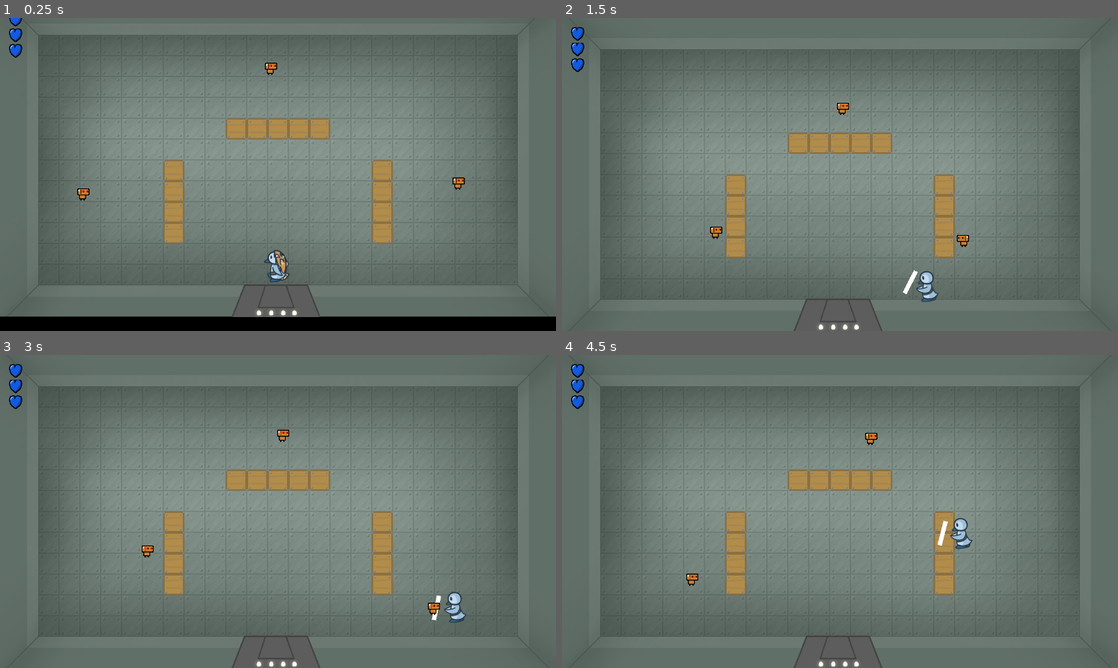
Above: before the commit, frames 1-4 (two rows, left to right).
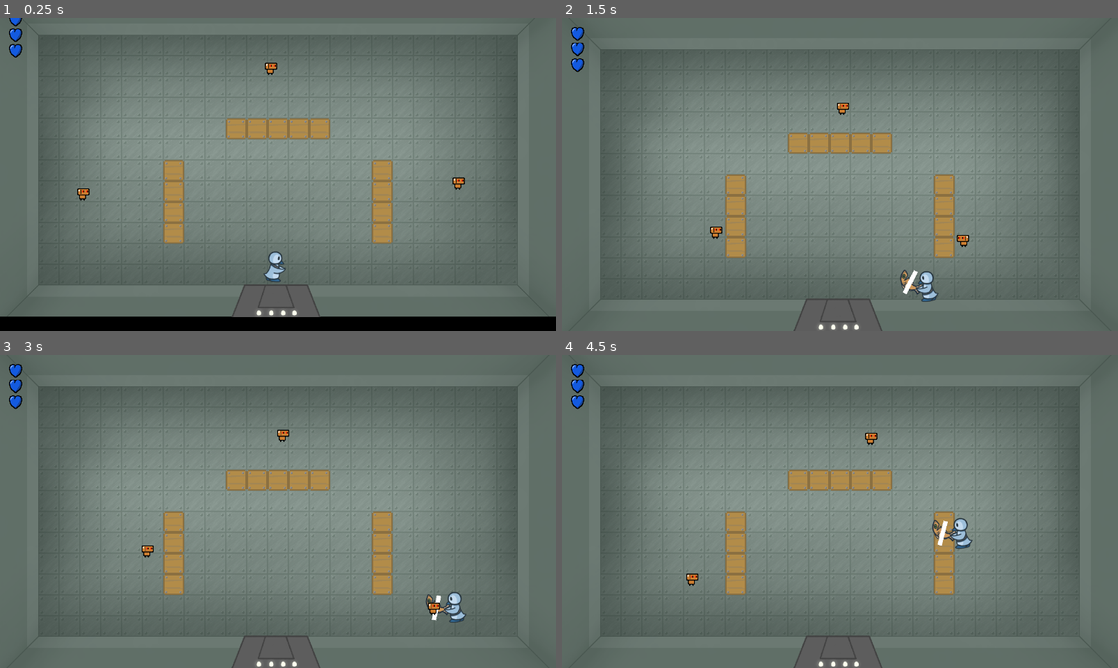
Above: after the commit, the same moments.

Repository: actually-reb/fenrir-2020
Game: Godot game, scene res://scene/Main.tscn
Two runs of this game, one before a commit and one after it. Both use one fixed random seed, a clock stepped at 60 frames per second and the inputs below.
Inputs (mouse positions are in pixels of both pictures, inside the frame that each line leads up to):
- Up to frame 1 (0.25 s): no input
- Up to frame 2 (1.5 s): move the mouse to (962, 158) at 0.52 s; hold D (move_right) 0.53-1.28 s; click (962, 158) at 0.67 s; move the mouse to (728, 190) at 1.27 s; hold S (move_down) from 1.28 s (still down); click (728, 190) at 1.42 s
- Up to frame 3 (3 s): move the mouse to (333, 442) at 2.02 s; release S (move_down) at 2.03 s; hold D (move_right) 2.03-2.78 s; click (333, 442) at 2.17 s; move the mouse to (250, 574) at 2.77 s; hold W (move_up) from 2.78 s (still down); click (250, 574) at 2.92 s
- Up to frame 4 (4.5 s): move the mouse to (1006, 558) at 3.52 s; release W (move_up) at 3.53 s; hold A (move_left) from 3.53 s (still down); click (1006, 558) at 3.67 s; move the mouse to (673, 464) at 4.27 s; click (673, 464) at 4.42 s

The runs differ from the first frame. In frame 1, 0.3% of the frame differs, in the area x 47-53%, y 74-85%; in frame 2, 0.1%; in frame 3, less than 0.1%; in frame 4, 0.1%.

Commit message:
fish slap animation

Diff:
--- a/entity/Elevator.tscn
+++ b/entity/Elevator.tscn
@@ -19,6 +19,7 @@
 extents = Vector2( 52.085, 11.942 )
 
 [node name="Elevator" type="Area2D"]
+z_index = -4
 script = ExtResource( 5 )
 
 [node name="AnimatedSprite" type="AnimatedSprite" parent="."]
--- a/entity/MeleeAttack.tscn
+++ b/entity/MeleeAttack.tscn
@@ -6,6 +6,7 @@
 extents = Vector2( 11.0046, 29.6635 )
 
 [node name="MeleeAttack" type="Area2D"]
+z_index = -1
 script = ExtResource( 1 )
 
 [node name="ColorRect" type="ColorRect" parent="."]
--- a/entity/Player.gd
+++ b/entity/Player.gd
@@ -4,6 +4,8 @@
 onready var invuln_timer = $InvulnTimer
 onready var melee_attack_timer = $MeleeAttackTimer
 onready var animated_sprite = $AnimatedSprite
+onready var fish_sprite = $FishSprite
+onready var tween = $Tween
 
 var MELEE_ATTACK = preload("res://entity/MeleeAttack.tscn")
 
@@ -100,15 +102,32 @@
 
 		attacking = true
 		var angle = dir.angle() + PI # very hacky fix for angle() returning negative numbers.
+		fish_sprite.z_index = -1
 		if angle > PI/4 and angle <= 3*PI/4:
 			animated_sprite.animation = "attack_up"
+			fish_sprite.position = $SwingUp.position
 		elif angle > 3*PI/4 and angle <= 5*PI/4:
 			animated_sprite.animation = "attack_right"
+			fish_sprite.position = $SwingRight.position
 		elif angle > 5*PI/4 and angle <= 7*PI/4:
 			animated_sprite.animation = "attack_down"
+			fish_sprite.position = $SwingDown.position
+			fish_sprite.z_index = 0
 		else:
 			animated_sprite.animation = "attack_left"
+			fish_sprite.position = $SwingLeft.position
 		animated_sprite.play()
+
+		fish_sprite.visible = true
+		angle = dir.angle() + PI
+		tween.interpolate_property(fish_sprite,
+		"rotation",
+		angle + PI/4,
+		angle - PI/1.5,
+		0.25,
+		Tween.TRANS_QUINT,
+		Tween.EASE_OUT)
+		tween.start()
 
 func is_invuln(): # Check if player is invulnerable to damage
 	return not invuln_timer.is_stopped()
@@ -132,6 +151,7 @@
 	emit_signal("died")
 	queue_free()
 
-func _on_AnimatedSprite_animation_finished():
-	if animated_sprite.animation.match("attack*"):
-		attacking = false
+func _on_Tween_tween_completed(object, key):
+	attacking = false
+	fish_sprite.visible = false
+	animated_sprite.animation = animated_sprite.animation.substr(7)
--- a/entity/Player.tscn
+++ b/entity/Player.tscn
@@ -15,6 +15,7 @@
 [ext_resource path="res://sprite/player_attack_right.png" type="Texture" id=13]
 [ext_resource path="res://sprite/player_attack_left.png" type="Texture" id=14]
 [ext_resource path="res://sprite/player_attack_down.png" type="Texture" id=15]
+[ext_resource path="res://sprite/fish_attack.png" type="Texture" id=16]
 
 [sub_resource type="SpriteFrames" id=2]
 animations = [ {
@@ -71,9 +72,10 @@
 position = Vector2( -1, -10.25 )
 scale = Vector2( 0.6, 0.6 )
 frames = SubResource( 2 )
-animation = "left"
+animation = "attack_right"
 
 [node name="CollisionShape2D" type="CollisionShape2D" parent="."]
+visible = false
 position = Vector2( 0.502273, 0.936423 )
 shape = SubResource( 1 )
 
@@ -91,4 +93,28 @@
 [node name="HurtSound" type="AudioStreamPlayer" parent="."]
 stream = ExtResource( 11 )
 pitch_scale = 1.69
-[connection signal="animation_finished" from="AnimatedSprite" to="." method="_on_AnimatedSprite_animation_finished"]
+
+[node name="Tween" type="Tween" parent="."]
+
+[node name="SwingLeft" type="Position2D" parent="."]
+position = Vector2( -24.25, -7 )
+scale = Vector2( 0.5, 0.5 )
+
+[node name="SwingUp" type="Position2D" parent="."]
+position = Vector2( 7.25, -36 )
+scale = Vector2( 0.5, 0.5 )
+
+[node name="SwingDown" type="Position2D" parent="."]
+position = Vector2( -5.75, 7.25 )
+scale = Vector2( 0.5, 0.5 )
+
+[node name="SwingRight" type="Position2D" parent="."]
+position = Vector2( 23.25, -6.75 )
+scale = Vector2( 0.5, 0.5 )
+
+[node name="FishSprite" type="Sprite" parent="."]
+visible = false
+scale = Vector2( 0.5, 0.5 )
+texture = ExtResource( 16 )
+offset = Vector2( -8, -36 )
+[connection signal="tween_completed" from="Tween" to="." method="_on_Tween_tween_completed"]
Not shown: 1 places in entity/Player.tscn that only renumber resources
Not shown, added: sprite/fish_attack.png.import
Not shown, added: sprite/fish_attack_2.png.import
